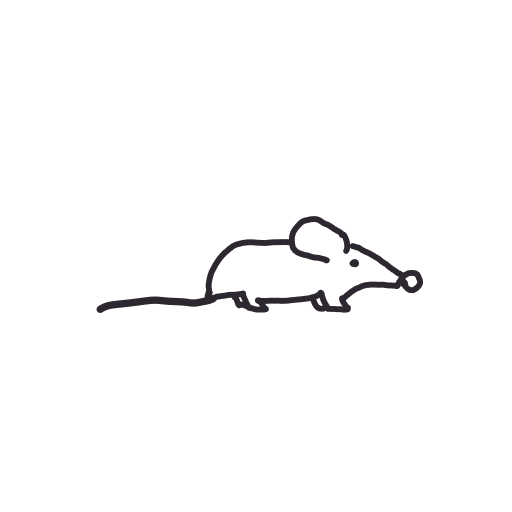
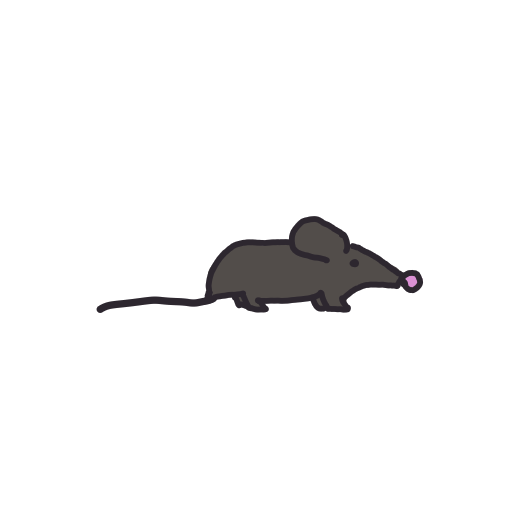
Layered file, before and after one edit (512 x 512). Changes by layer:
renamed "Calque de dessin 2" to "body", painted on it over [207, 221, 423, 312]
renamed "Calque de dessin 1" to "color", showed it, painted on it over [207, 221, 423, 312]
painted on "Arrière-plan" over [207, 221, 423, 312]
